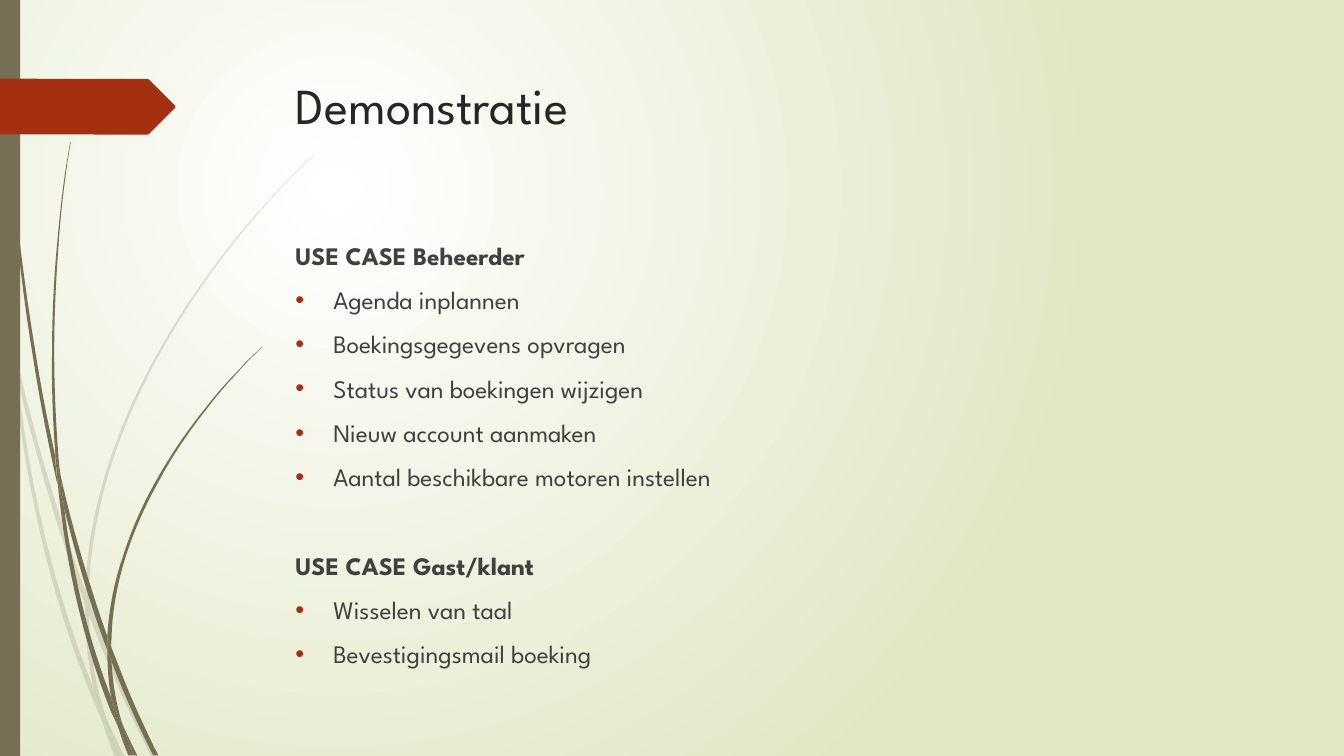
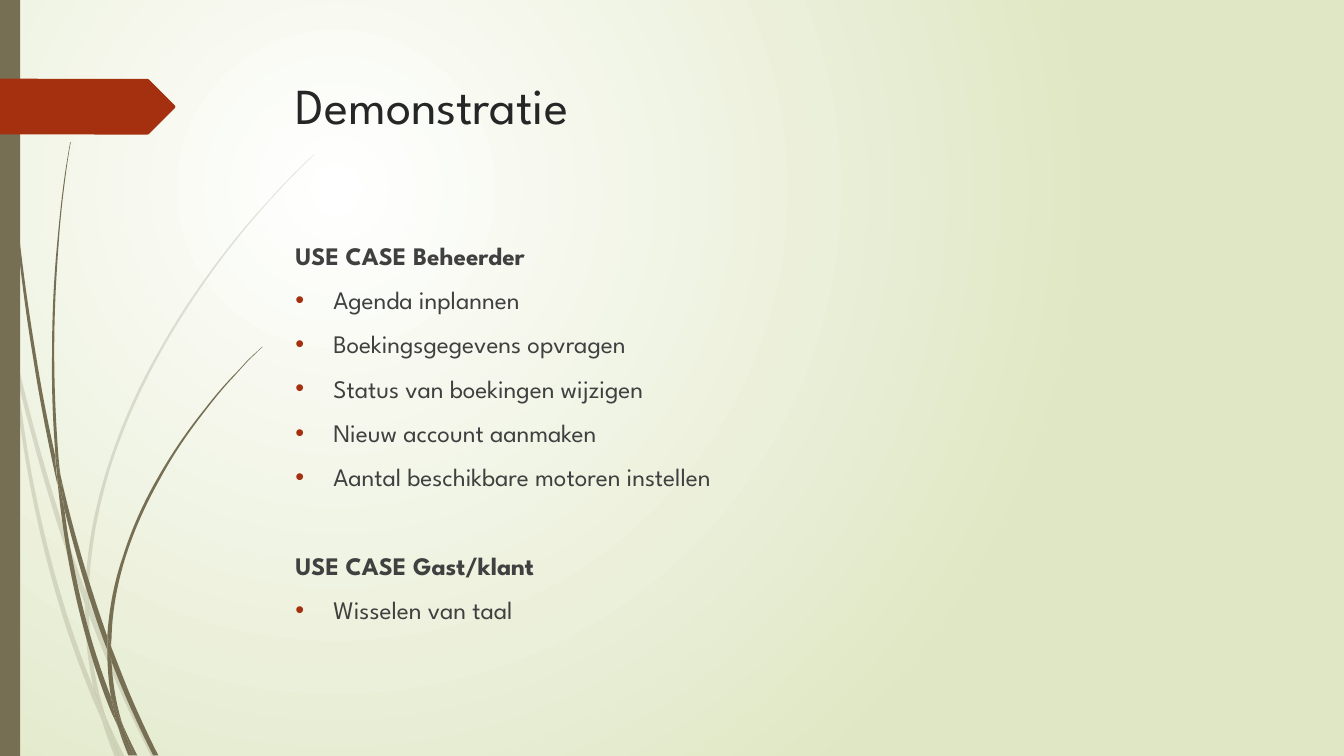
Before and after one commit to Carlodeboer/GFY1-03, a slide deck: slide 4 of Opleveren/Sprint 3 presentatie.pptx. Drawn at 1344x756 pixels with LibreOffice and Linux fonts; fonts in the diff are those of the drawing. Boxes give left, top, right and bottom in pixels: in the first picture for what was removed or moved away, otherwise in the second. Text is boxed around its words. In the diff, an @@ line names an element or a change of style, - is before the commit and + after.

```diff
--- a/Opleveren/Sprint 3 presentatie.pptx
+++ b/Opleveren/Sprint 3 presentatie.pptx
@@ text at [333, 645, 591, 669]: paragraph removed @@
-• Bevestigingsmail boeking
```
Also in this commit, not shown: 1 other slide changed, 8 other files.
